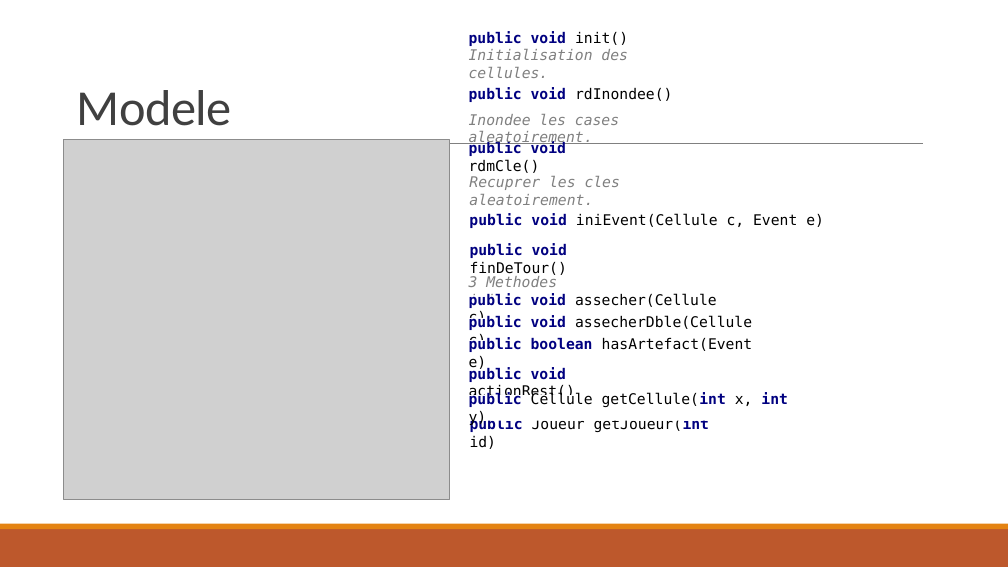
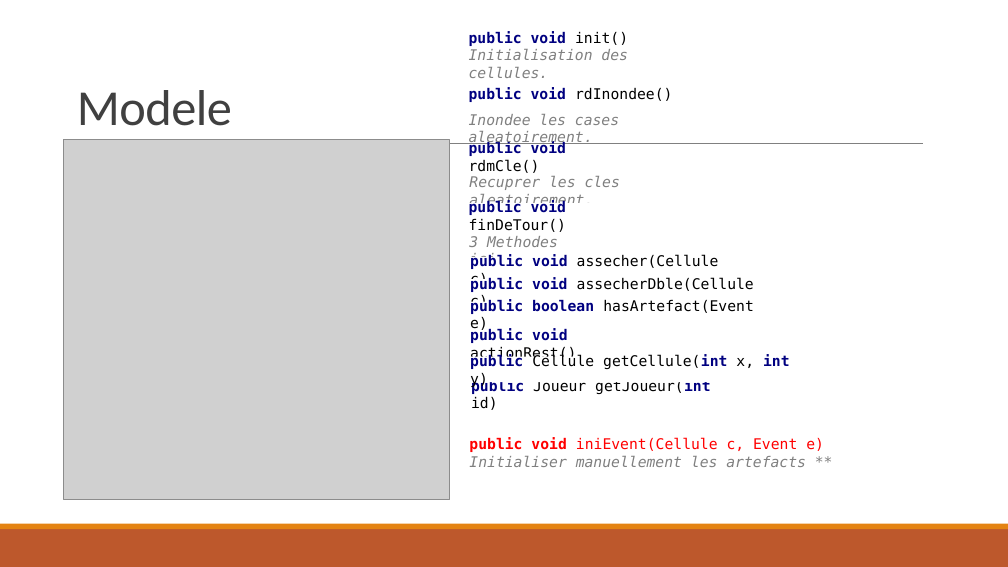
Before and after one commit to nailqm/ProjetJavaL2, a slide deck: slide 6 of Soutenance.pptx. Drawn at 1008x567 pixels with LibreOffice and Linux fonts; fonts in the diff are those of the drawing; grey boxes stand for pictures. Boxes give left, top, right and bottom in pixels: in the first picture for what was removed or moved away, otherwise in the second. Text is boxed around its words. In the diff, an @@ line names an element or a change of style, - is before the commit and + after.

Commit message:
update PPT

```diff
--- a/Soutenance.pptx
+++ b/Soutenance.pptx
@@ text "public void finDeTour()" moved from (x1=470, y1=243, x2=567, y2=277) to (x1=469, y1=200, x2=566, y2=232) @@
@@ 4 rectangles, 3 texts moved together from (x1=461, y1=276, x2=797, y2=449) to (x1=463, y1=236, x2=799, y2=410) @@
@@ text "public void iniEvent(Cellule c, Event ..." moved from (x1=469, y1=213, x2=824, y2=228) to (x1=469, y1=437, x2=824, y2=467) @@
@@ text at (x1=469, y1=437, x2=824, y2=452): text colour #000080 to #FF0000 in "public void"; text colour #000000 to #FF0000 in "iniEvent(Cellule c, Event e)" @@
@@ text at (x1=469, y1=456, x2=806, y2=467): paragraph added @@
+Initialiser manuellement les artefacts **
```
Also in this commit, not shown: 1 other slide changed, 1 slide added.
